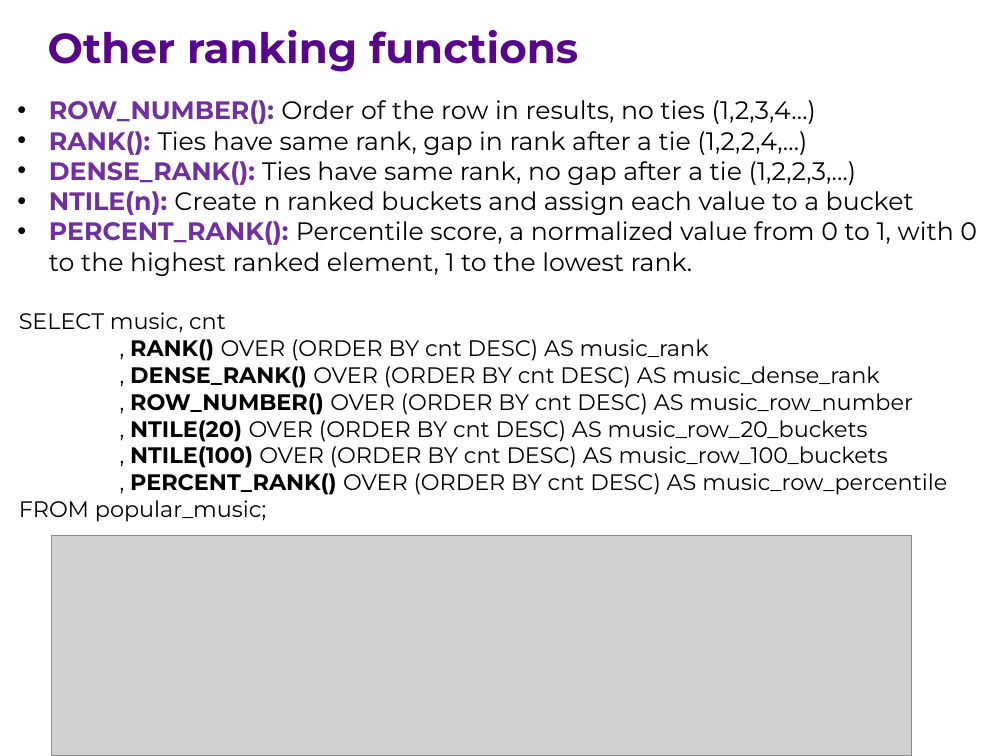
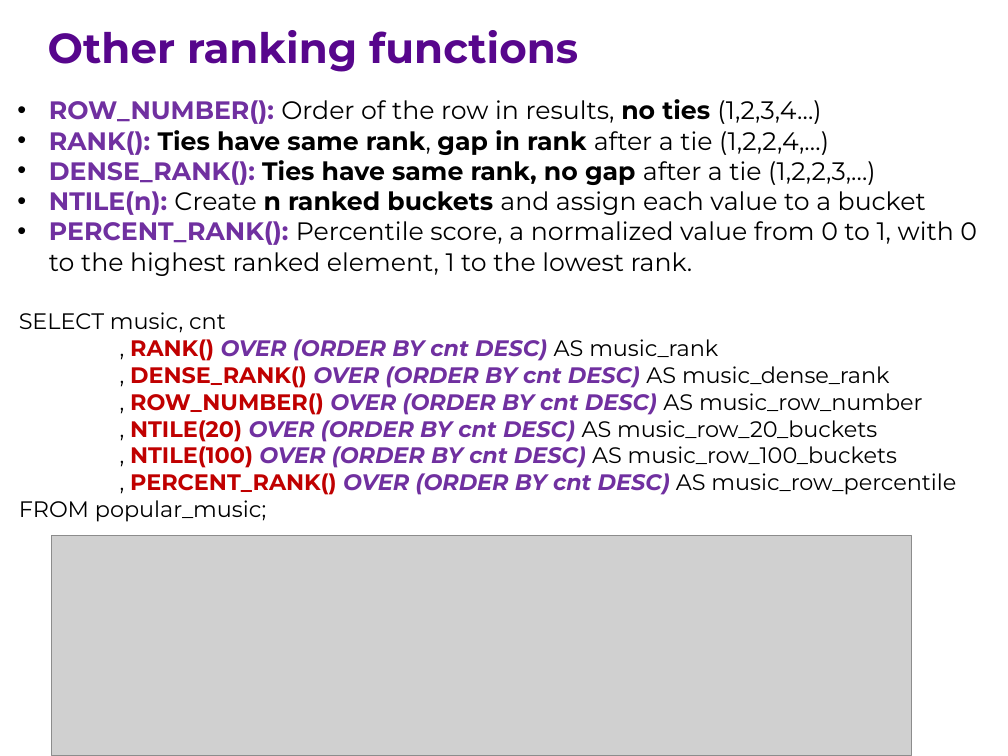
Before and after one commit to ipeirotis/introduction-to-databases, a slide deck: slide 13 of session7/G-Window_queries.pptx (slide 8 before the commit). Drawn at 1008x756 pixels with LibreOffice and Linux fonts; fonts in the diff are those of the drawing; grey boxes stand for pictures. Boxes give left, top, right and bottom in pixels: in the first picture for what was removed or moved away, otherwise in the second. Text is boxed around its words. In the diff, an @@ line names an element or a change of style, - is before the commit and + after.

```diff
--- a/session7/G-Window_queries.pptx
+++ b/session7/G-Window_queries.pptx
@@ text at [49,99,926,215]: bold on in "no ties", "Ties have same rank, gap in rank", "Ties have same rank, no gap", "n ranked buckets" @@
@@ text at [130,339,956,495]: text colour #000000 to #C00000 in "RANK()", "DENSE_RANK()", "ROW_NUMBER()", "NTILE(20)" and 2 more places; text colour #000000 to #7030A0, bold on, italic on in "OVER (ORDER BY cnt DESC)", "OVER (ORDER BY cnt DESC)", "OVER (ORDER BY cnt DESC)", "OVER (ORDER BY cnt DESC)" and 2 more places @@
```
Also in this commit, not shown: 2 other slides changed, 3 slides added, 1 slide removed.
